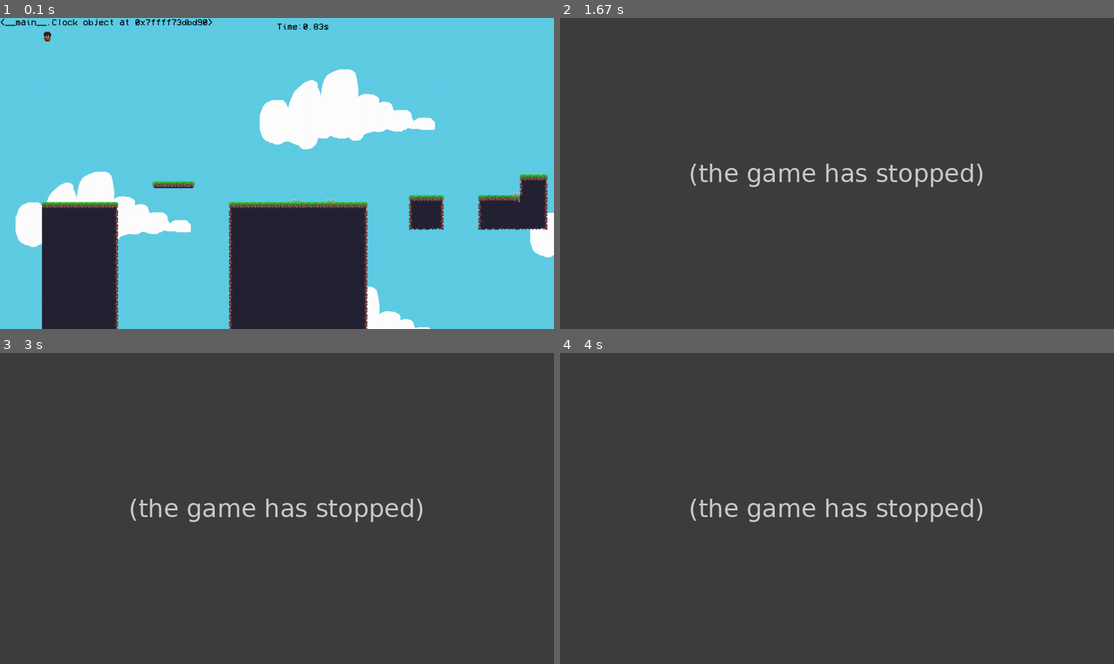
Above: before the commit, frames 1-4 (two rows, left to right).
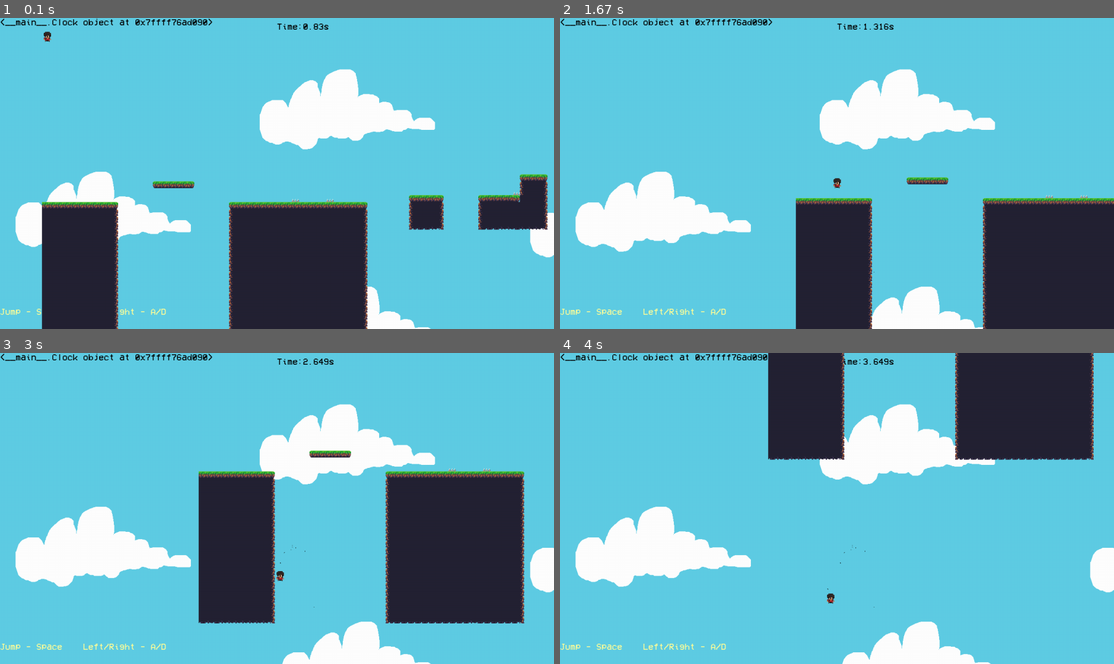
Above: after the commit, the same moments.

Repository: Dcush05/Pygame-Platformer-
Game: pygame game, started from main.py
Same seed, same stepped clock (60 frames per second), same inputs: the game is played once before the commit and once after it.
Inputs:
- Up to frame 1 (0.1 s): no input
- Up to frame 2 (1.67 s): hold Esc 0.33-0.8 s; hold D 0.33-0.8 s; tap Esc at 0.83 s; tap Space at 1.17, 1.57 s; hold D from 1.5 s (still down)
- Up to frame 3 (3 s): tap Space at 1.87, 2.07, 2.37, 2.57, 2.87 s; release D at 1.97 s; hold D 2-2.47 s; hold A from 2.5 s (still down)
- Up to frame 4 (4 s): release A at 3.03 s; hold A 3.07-3.47 s; tap Space at 3.13, 3.43 s

The runs differ from the first frame. In frame 1, 0.1% of the frame differs, in the area x 0-36%, y 0-96%; in frame 2, 100%; in frame 3, 99%; in frame 4, 100%, in the area x 0-100%, y 0-100%.
Before the commit the program exited at 0.33 s; later frames show no game.

Commit message:
Added pause menu and controls guide

Diff:
--- a/SoundManager.py
+++ b/SoundManager.py
@@ -7,8 +7,14 @@
         pygame.mixer.init()
         self.sounds = {"jump":pygame.mixer.Sound("assets/sounds/jump.wav"),
                         "hurt":pygame.mixer.Sound("assets/sounds/hurt.wav"),
-                        "complete":pygame.mixer.Sound("assets/sounds/complete.wav")}
+                        "complete":pygame.mixer.Sound("assets/sounds/complete.wav"),
+                        #"background":pygame.mixer.Sound("assets/sounds/Background_Music.mp3")
+                        }
 
     def play_sound(self, soundName):
         if soundName in self.sounds:
             self.sounds[soundName].play()
+
+    def pause_sound(self, soundName):
+        if soundName in self.sounds:
+            self.sounds[soundName].pause_sound()
--- a/game.py
+++ b/game.py
@@ -31,13 +31,16 @@
         pygame.display.set_caption("Project")
         self.font = pygame.font.Font("assets/fonts/PixelFont.ttf") #sets up font to print text on the window
         self.info = pygame.display.Info()
-
+        self.menu_start_time = 0
+        self.menu_start_time
+        self.is_menu_open = False
 
 
         #Game Variables (COMMENTED VARIABLES WERE USED IN EARLIER VERSIONS)
         self.clock = pygame.time.Clock()
         self.running = True
         self.start_time=time.time() #gives time
+
 
         #self.posx = 8
         #self.posy = 8
@@ -73,8 +76,25 @@
 
 
 
-
-
+    def openMenu(self):
+        self.menu_start_time = time.time()
+        self.is_menu_open = True
+        #self.sound.pause_sound("background")
+
+
+    def closeMenu(self):
+         self.start_time += (time.time() - self.menu_start_time)
+         self.is_menu_open = False
+
+
+    def drawMenu(self):
+        pygame.draw.rect(self.window, (116, 102, 59), self.menu)
+        pause_text = self.font.render("PAUSE", True, (255, 255, 255))
+        unpause_text = self.font.render("PRESS ANY KEY TO RESUME", True, (255, 255, 255))
+        quit_text = self.font.render("PRESS ESCAPE TO QUIT", True, (255, 255, 255))
+        self.window.blit(pause_text, (0, self.height/2))
+        self.window.blit(unpause_text, (0, self.height/2 + 20))
+        self.window.blit(quit_text, (0, self.height/2 + 30))
 
 
 
@@ -83,20 +103,24 @@
 
 
         while self.running:
-
+            #self.sound.play_sound("background")
             framerate = self.clock.tick(self.targetFPS) #sets the Framerate
             self.dt = framerate * .001 * self.targetFPS #gets deltatime that makes the games speed consistent across different devices
             self.gameTime = time.time()-self.start_time
             seconds = int(self.gameTime)
             miliseconds = int((self.gameTime-seconds)*1000)
             self.GameTimeSTR = str(self.gameTime)
-            self.textSurface = self.font.render(f'Time:{seconds}.{miliseconds:02d}s', True, (0,0,0)) #sets up rendering how long the player is playing the game
+
+            if not self.is_menu_open:
+                self.textSurface = self.font.render(f'Time:{seconds}.{miliseconds:02d}s', True, (0,0,0)) #sets up rendering how long the player is playing the game
             self.textSurface.set_alpha(255) #Makes it transparent
             self.fpsText = self.font.render(f'{self.clock}', True, (0,0,0))
-
+            self.controlsText = self.font.render("Jump - Space    Left/Right - A/D", True, (255, 255, 153))
             self.scroll[0] += (self.player.rect.centerx - self.window.get_width() / 2 - self.scroll[0]) / 30
             self.scroll[1] += (self.player.rect.centery - self.window.get_height()/2 - self.scroll[1]) / 30
             render_scroll = (float(self.scroll[0]), float(self.scroll[1]))
+
+            self.menu = pygame.Rect(0, self.height/2 , 200, 50)
 
 
            #CHECK PLAYER INPUTS
@@ -107,6 +131,8 @@
                     sys.exit()
                 ########################### INPUTS #########################
                 if event.type == pygame.KEYDOWN:
+                    if self.is_menu_open and (event.key != pygame.K_ESCAPE):
+                        self.closeMenu()
                     if event.key == pygame.K_a:
                         self.player.K_a = True
                     elif event.key == pygame.K_d:
@@ -115,8 +141,12 @@
                     elif event.key == pygame.K_SPACE:
                         self.player.jump()
                     elif event.key == pygame.K_ESCAPE:
-                        pygame.quit()
-                        sys.exit()
+                            if self.is_menu_open:
+                                 pygame.quit()
+                                 sys.exit()
+                            else:
+                                 self.openMenu()
+
                 if event.type == pygame.KEYUP:
                     if event.key == pygame.K_a:
                         self.player.K_a = False
@@ -153,7 +183,11 @@
             self.player.draw(self.window,self.scroll)
             self.window.blit(self.textSurface, (self.window.get_width()/2,10))
             self.window.blit(self.fpsText, (0,0))
+            self.window.blit(self.controlsText, (0, self.height - 50))
+            if self.is_menu_open:
+                self.drawMenu()
             self.map.draw_map(self.window,offset=render_scroll)
+
             #print(self.clock, '\n')
             #print("Hardware surface support:", self.info)
             pygame.display.update()
Not shown, added: assets/sounds/Background_Music.mp3
